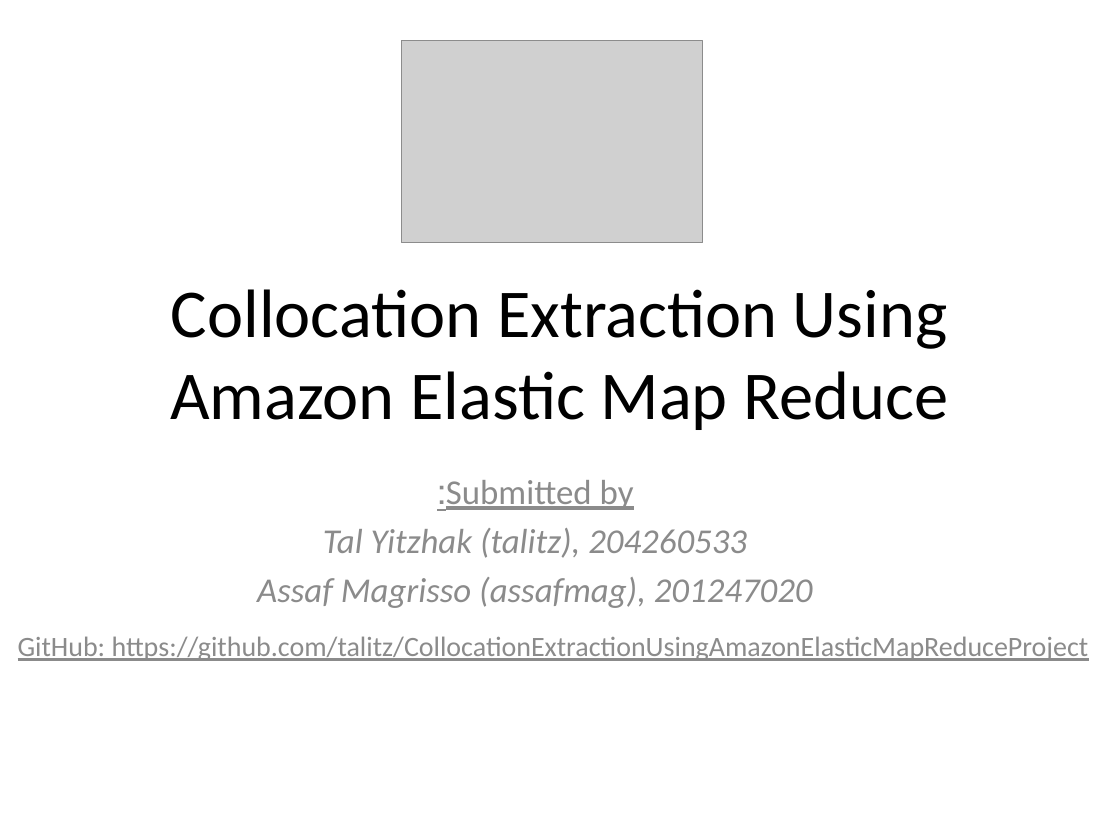
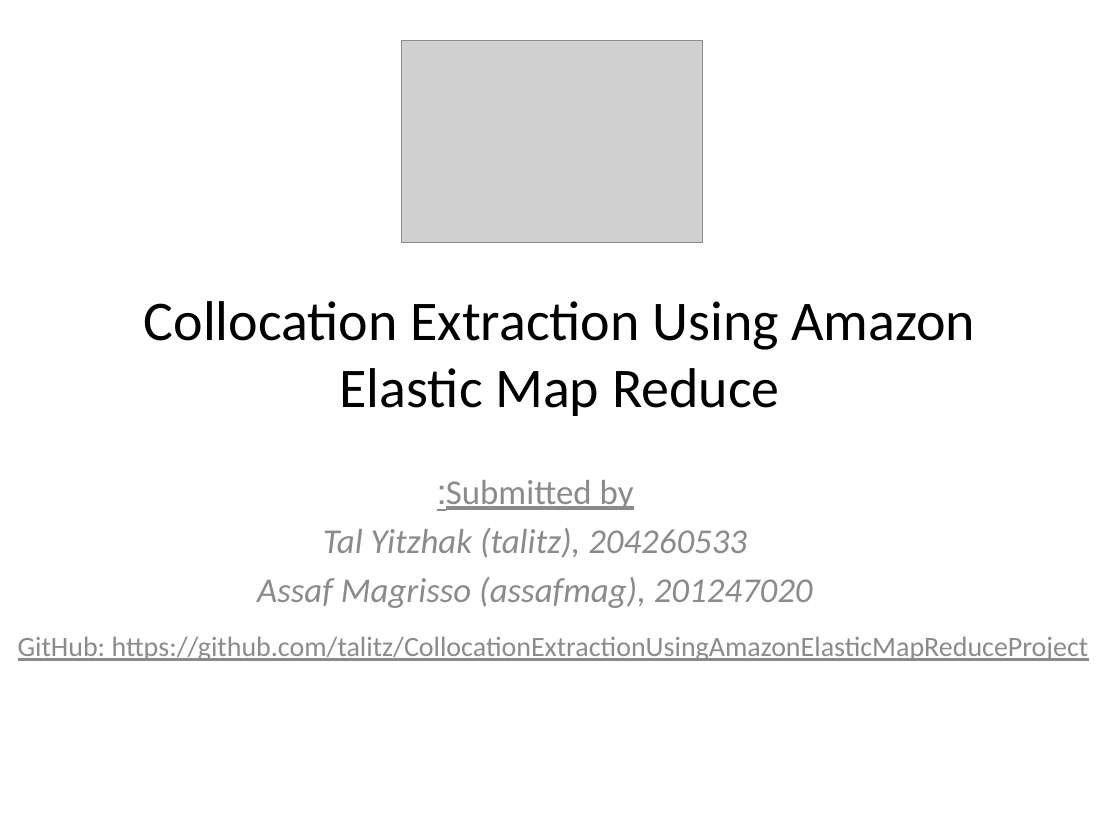
Before and after one commit to yitzhtal/collocation-extraction-using-amazon-elastic-map-reduce, a slide deck: slide 1 of Collocation-Extraction-Using-Amazon-Elastic-Map-Reduce.pptx. Drawn at 1120x840 pixels with LibreOffice and Linux fonts; fonts in the diff are those of the drawing; grey boxes stand for pictures. Boxes give left, top, right and bottom in pixels: in the first picture for what was removed or moved away, otherwise in the second. Text is boxed around its words. In the diff, an @@ line names an element or a change of style, - is before the commit and + after.

```diff
--- a/Collocation-Extraction-Using-Amazon-Elastic-Map-Reduce.pptx
+++ b/Collocation-Extraction-Using-Amazon-Elastic-Map-Reduce.pptx
@@ title "Collocation Extraction Using Amazon Elastic ..." at (x1=144, y1=301, x2=975, y2=416): size 44 to 36 pt @@
```
Also in this commit, not shown: 8 other slides changed.
